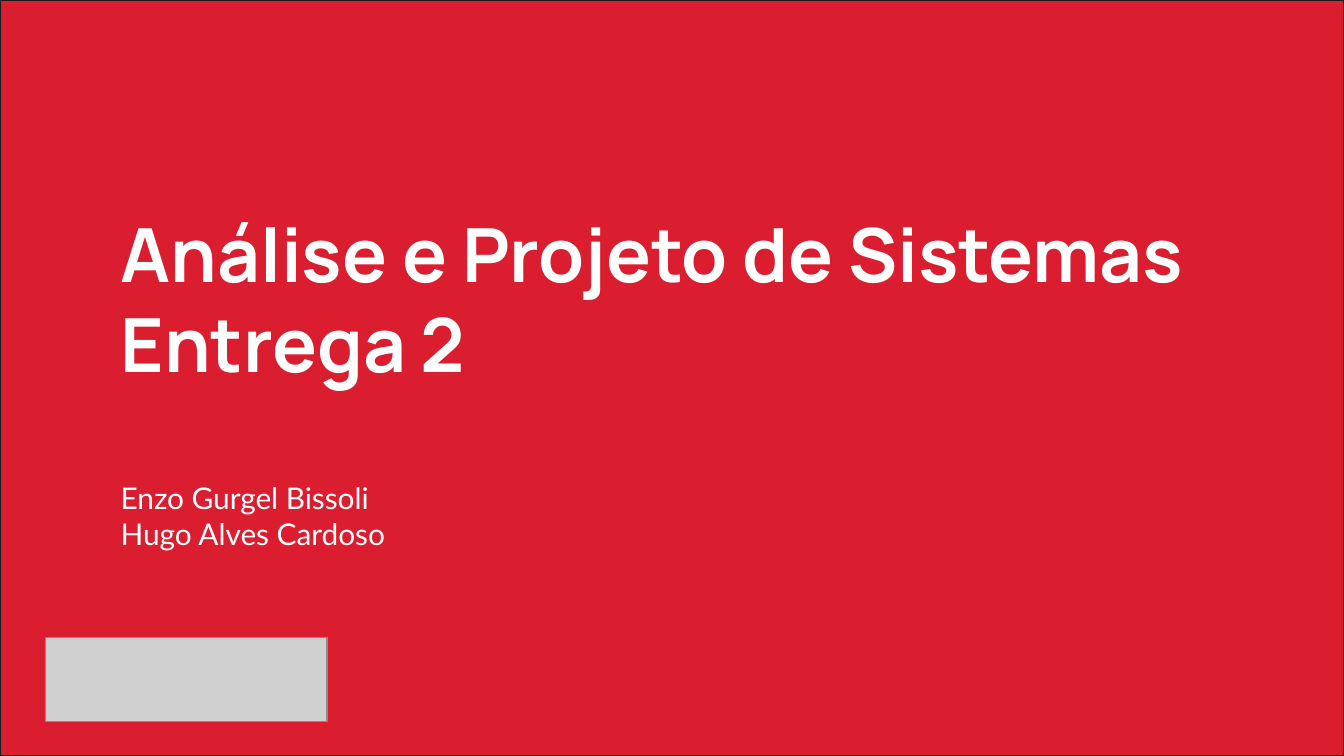
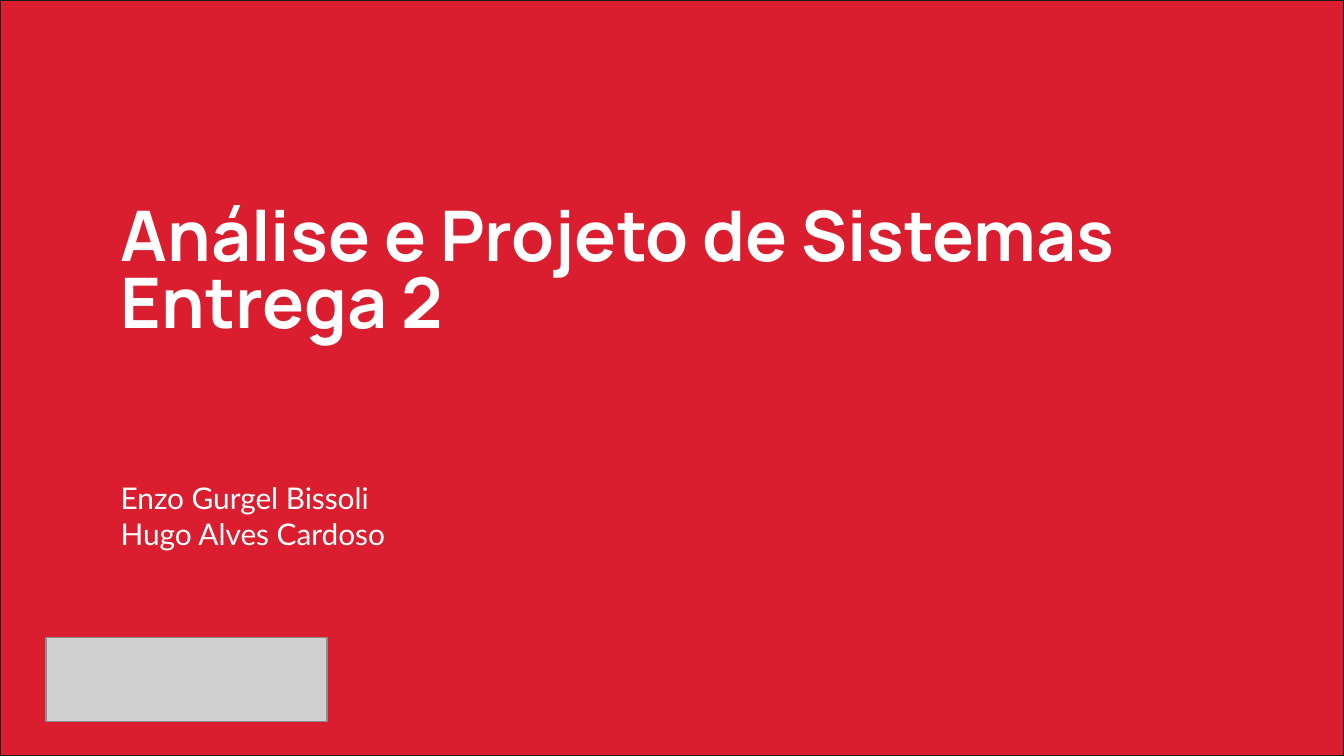
Before and after one commit to EGmux/APS-2023.2-SIGAA, a slide deck: slide 1 of Apresentacao_APS_Primeira_Entrega.pptx. Drawn at 1344x756 pixels with LibreOffice and Linux fonts; fonts in the diff are those of the drawing; grey boxes stand for pictures. Boxes give left, top, right and bottom in pixels: in the first picture for what was removed or moved away, otherwise in the second. Text is boxed around its words. In the diff, an @@ line names an element or a change of style, - is before the commit and + after.

```diff
--- a/Apresentacao_APS_Primeira_Entrega.pptx
+++ b/Apresentacao_APS_Primeira_Entrega.pptx
@@ title "Análise e Projeto de Sistemas" at (121,205,1114,346): size 40 to 37.4 pt; line spacing 1 to 0.8 @@
```
Also in this commit, not shown: 1 slide added, 8 other files.
